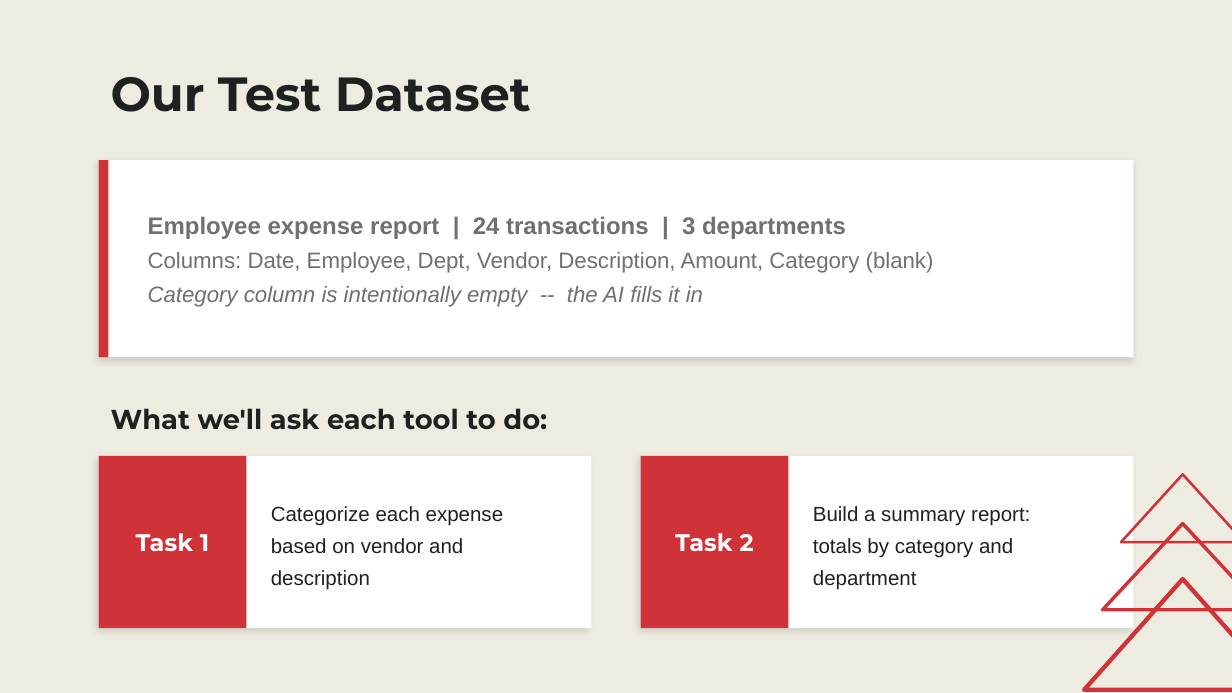
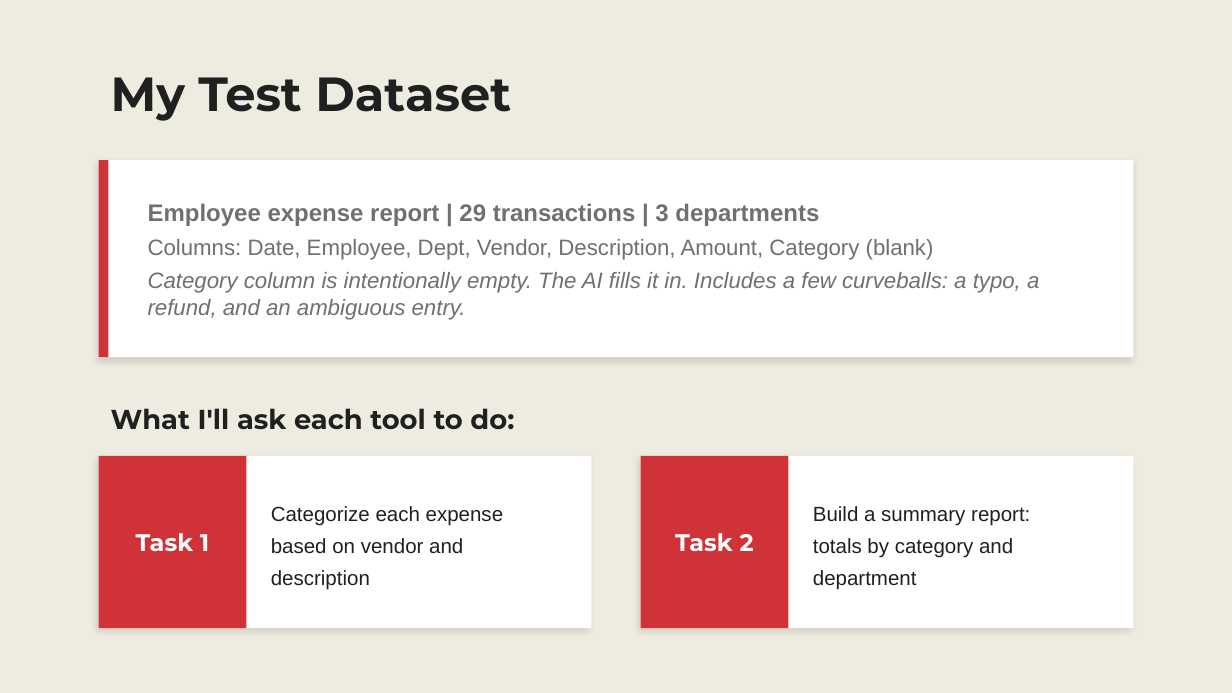
Before and after one commit to stringfestdata/copilot-opus-vs-claude-excel-addin, a slide deck: slide 7 of Copilot vs Claude Slides.pptx. Drawn at 1232x693 pixels with LibreOffice and Linux fonts; fonts in the diff are those of the drawing. Boxes give left, top, right and bottom in pixels: in the first picture for what was removed or moved away, otherwise in the second. Text is boxed around its words. In the diff, an @@ line names an element or a change of style, - is before the commit and + after.

```diff
--- a/Copilot vs Claude Slides.pptx
+++ b/Copilot vs Claude Slides.pptx
@@ text at bbox=[111, 77, 511, 121]: text changed @@
-Our Test Dataset
+My Test Dataset
@@ text at bbox=[148, 203, 819, 226]: text changed @@
-Employee expense report | 24 transactions | 3 departments
+Employee expense report | 29 transactions | 3 departments
@@ text at bbox=[148, 272, 1039, 320]: text changed @@
-Category column is intentionally empty -- the AI fills it in
+Category column is intentionally empty. The AI fills it in. Includes a few curveballs: a typo, a refund, and an ambiguous entry.
@@ text at bbox=[111, 408, 514, 430]: text changed @@
-What we'll ask each tool to do:
+What I'll ask each tool to do:
@@ triangle removed at bbox=[1121, 474, 1232, 542] @@
@@ triangle removed at bbox=[1103, 524, 1232, 610] @@
@@ triangle removed at bbox=[1084, 579, 1232, 690] @@
```
Also in this commit, not shown: 24 other slides changed, 5 other files.
